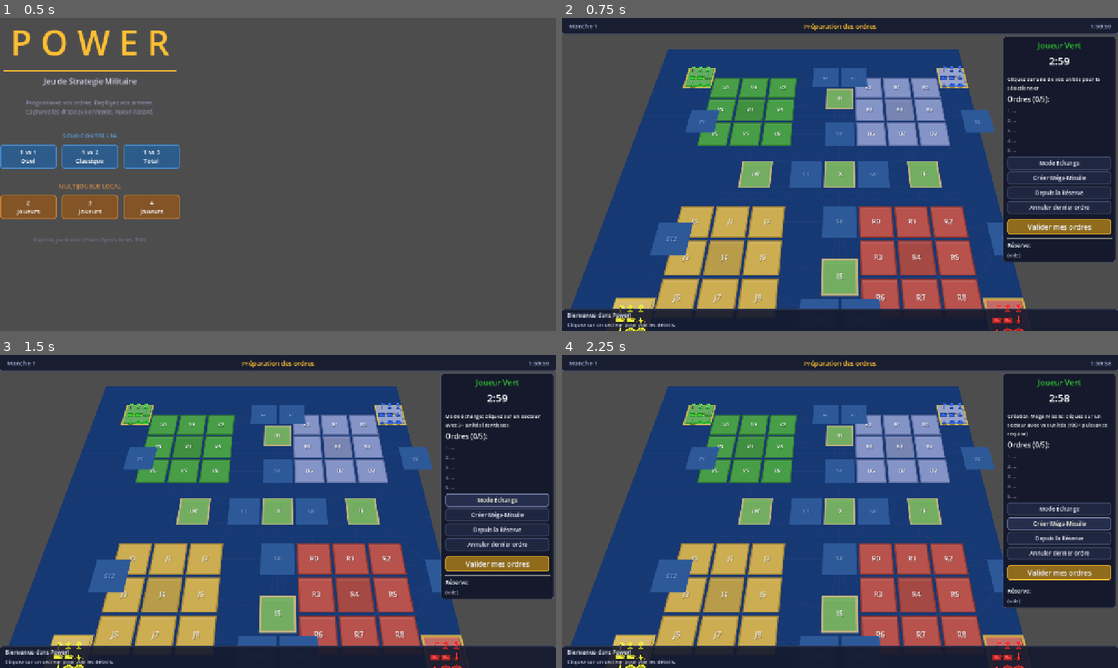
Above: before the commit, frames 1-4 (two rows, left to right).
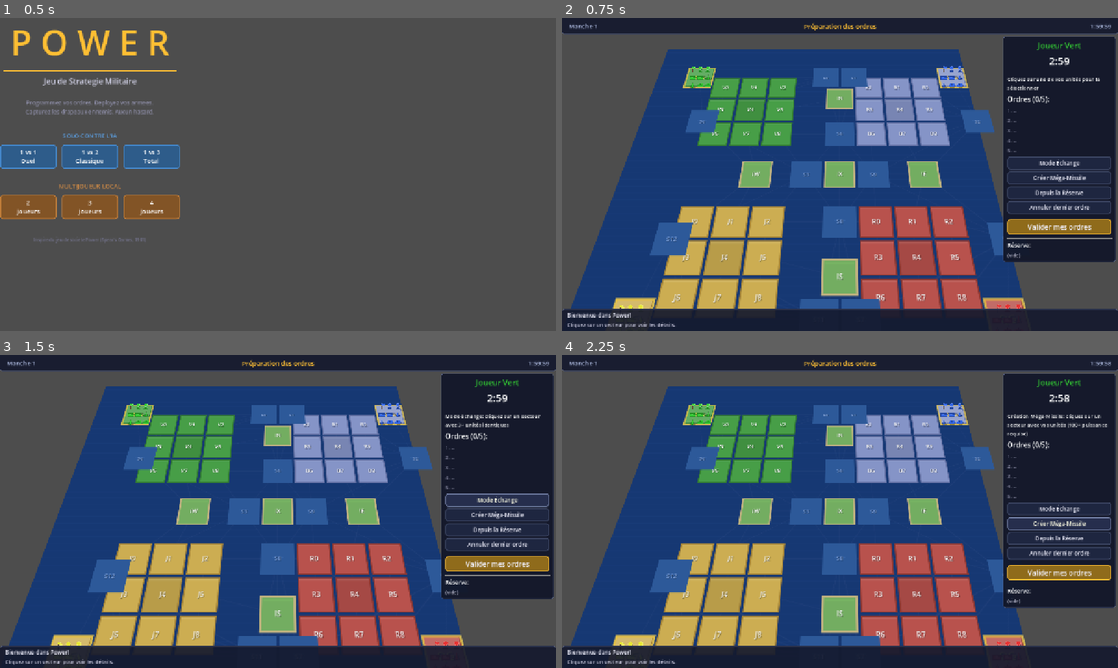
Above: after the commit, the same moments.

Repository: Njko/power_the_game
Game: Godot game, scene res://scenes/main.tscn
The game is run twice, just before and just after one commit, with the same random seed, the same clock (stepped at 60 frames per second) and the same inputs.
Inputs:
- Up to frame 1 (0.5 s): no input
- Up to frame 2 (0.75 s): click "1 vs 1 Duel" at 0.5 s
- Up to frame 3 (1.5 s): click "Mode Échange" at 1.25 s
- Up to frame 4 (2.25 s): click "Créer Méga-Missile" at 2 s

Frame 1 is identical in both runs. In frame 2, 0.2% of the frame differs, in the area x 9-83%, y 92-100%; in frame 3, 0.2%; in frame 4, 0.2%.

Commit message:
fix: GameUI layer 20 so UI renders above unit/anim overlays
UnitOverlay(5) and AnimOverlay(10) were rendering above GameUI(default=1),
causing unit sprites to overlap the OrderPanel and bars.

Co-Authored-By: Claude Opus 4.6 (1M context) <noreply@anthropic.com>

Diff:
--- a/scenes/main.tscn
+++ b/scenes/main.tscn
@@ -87,6 +87,7 @@
 script = ExtResource("5")
 
 [node name="GameUI" type="CanvasLayer" parent="."]
+layer = 20
 
 [node name="TopBar" type="PanelContainer" parent="GameUI"]
 anchors_preset = 10
